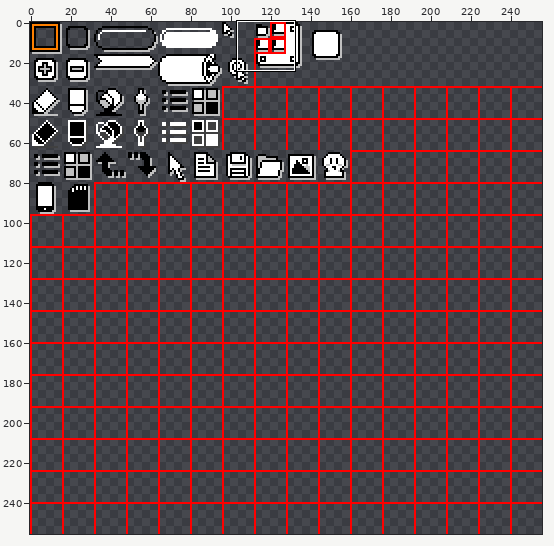
Sprite sheet, stored at app/src/main/res/drawable-nodpi/icon.png. Above: a wide view before the commit, with the close-up outlined.
Close-up. The starting point:
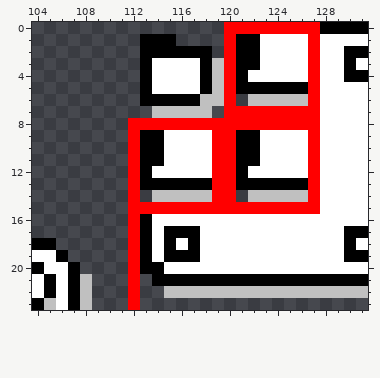
The file is 256x256 pixels. Shown: x 104..131, y 0..23.
The same view after the edit:
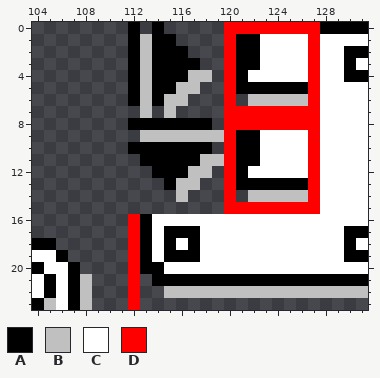
Palette (. is transparent): A #000000  B #c0c0c0  C #ffffff  D #ff0000
The edit:
Colour A is added in row 0 at x 112 and 114; in rows 1 to 6 at x 112.
Colour A replaces colour C in row 3 at x 114 to 117; in row 4 at x 114 to 116; in row 5 at x 114 to 115; in row 10 at x 115 to 118; in row 11 at x 115 to 117; in row 12 at x 114 to 116.
Colour A replaces colour D in row 8 at x 112 to 118; in row 10 at x 112.
Colour B is added in row 7 at x 113.
Colour B replaces colour A in rows 1 to 3 at x 113; in row 4 at x 113 and 118; in row 5 at x 113; in row 6 at x 113 and 115 to 116; in row 9 at x 113 to 114; in row 13 at x 116 to 117.
Colour B replaces colour C in row 4 at x 117; in row 5 at x 116 to 117; in row 9 at x 115 to 118; in row 11 at x 118; in row 12 at x 117 to 118.
Colour B replaces colour D in row 9 at x 119; in row 11 at x 119.
The author cleared colour A in row 2 at x 117 to 118; in row 3 at x 118; in row 5 at x 118; in row 6 at x 117; in row 12 at x 113; in row 13 at x 113 to 114 and 118.
The author cleared colour B in rows 3 to 5 at x 119; in row 6 at x 118 to 119; in row 7 at x 114 and 116 to 118; in row 14 at x 114 to 115 and 117 to 118.
The author cleared colour D in row 8 at x 119; in row 9 at x 112; in row 10 at x 119; in row 11 at x 112; in rows 12 to 14 at x 112 and 119; in row 15 at x 112 to 119.
Changed places in both close-ups, as pixel boxes (x1, y1, x2, y2):
changed: (128, 22, 224, 214)
